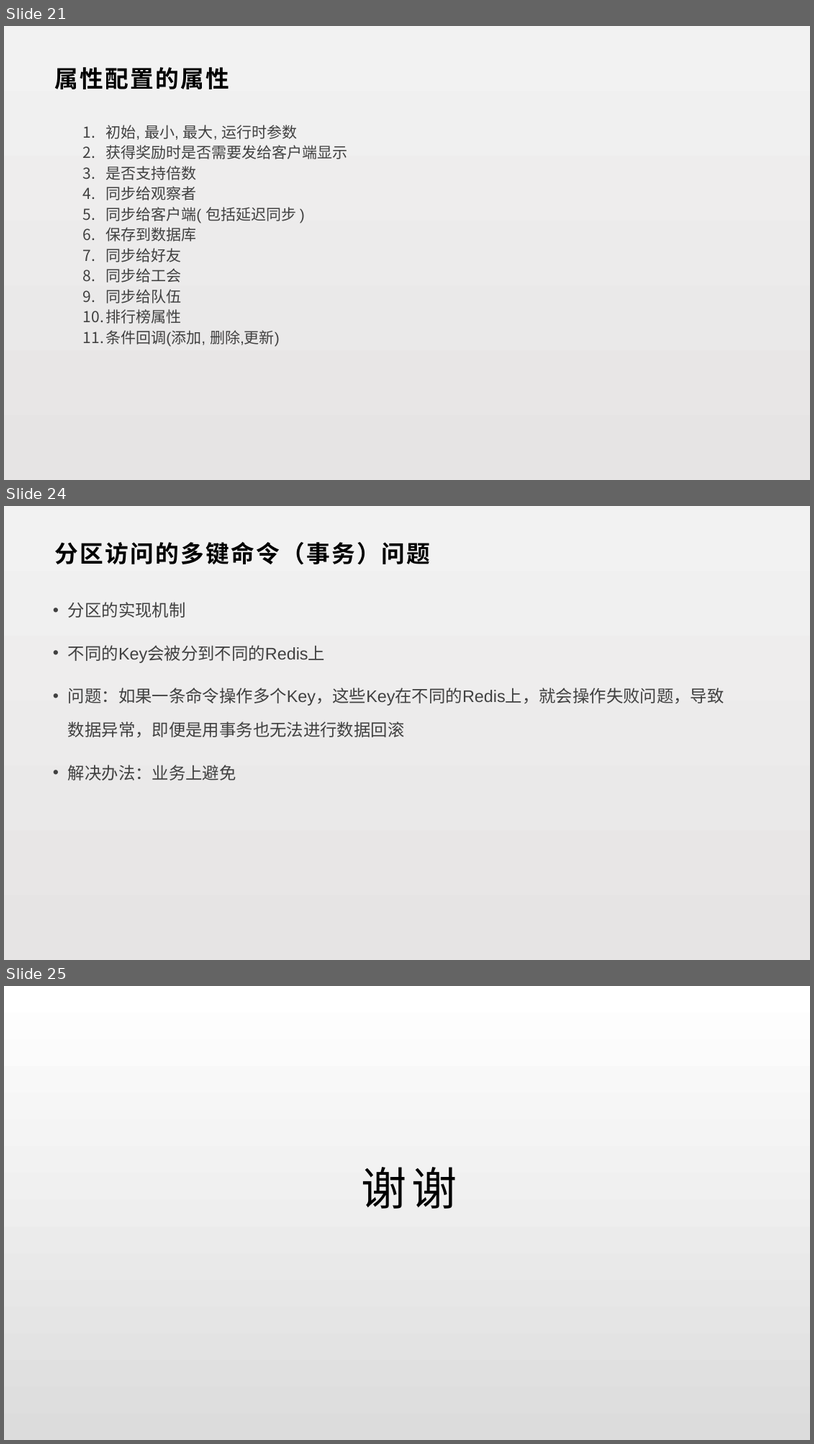
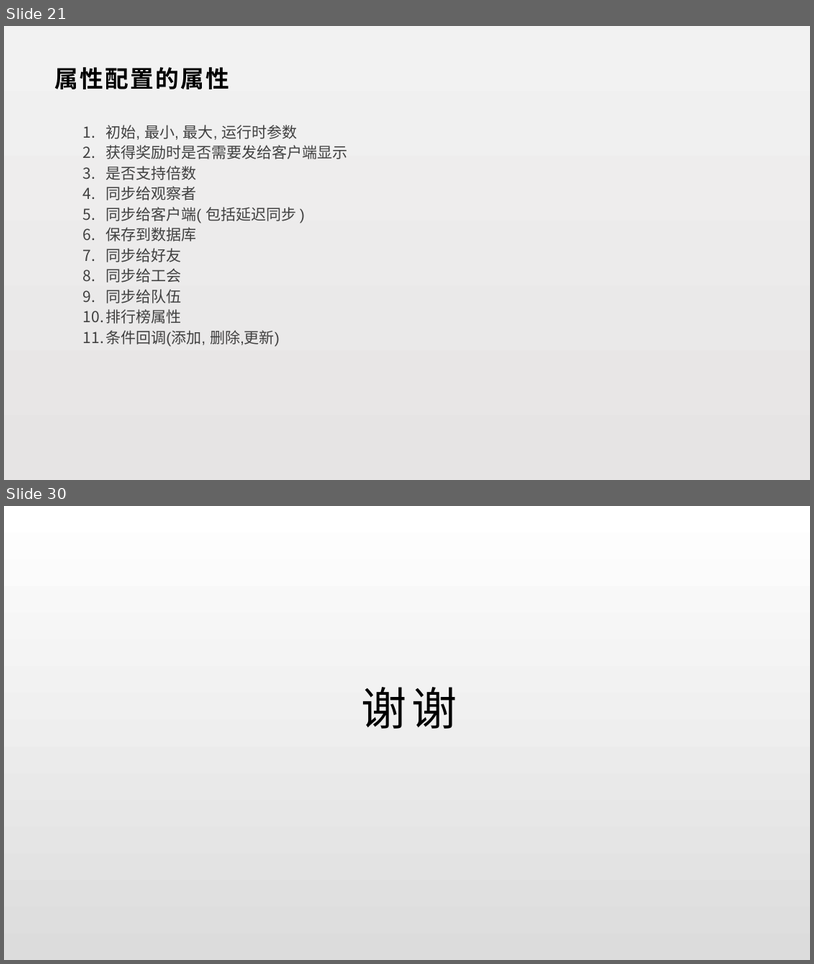
Before and after one commit to lori227/KFrame, a slide deck: _doc/KFrame.pptx. Shown one above the other, each under a label of ours: slides 21, 24 and 25 before the commit, slides 21 and 30 after it; the slides between them are not shown. The pictures are 814x1444 and 814x964 pixels, drawn with LibreOffice and Linux fonts; fonts in the diff are those of the drawing. Boxes give left, top, right and bottom in pixels: in the first picture for what was removed or moved away, otherwise in the second. Text is boxed around its words. In the diff, an @@ line names an element or a change of style, - is before the commit and + after.

```diff
--- a/_doc/KFrame.pptx
+++ b/_doc/KFrame.pptx
@@ slide 24 removed at (4, 506, 810, 960), background gradient #F2F2F2 to #E6E4E4 @@
@@ text removed at (55, 542, 431, 564) @@
-分区访问的多键命令（事务）问题
@@ text removed at (68, 602, 725, 780) @@
-• 分区的实现机制
-• 不同的Key会被分到不同的Redis上
-• 问题：如果一条命令操作多个Key，这些Key在不同的Redis上，就会操作失败问题，导致数据异常，即便是用事务也无法进行数据回滚
-• 解决办法：业务上避免
@@ what was slide 25 is now slide 30 @@
```
Also in this commit, not shown: 6 slides changed, 7 slides added, 1 other slide removed, 1 other file.
